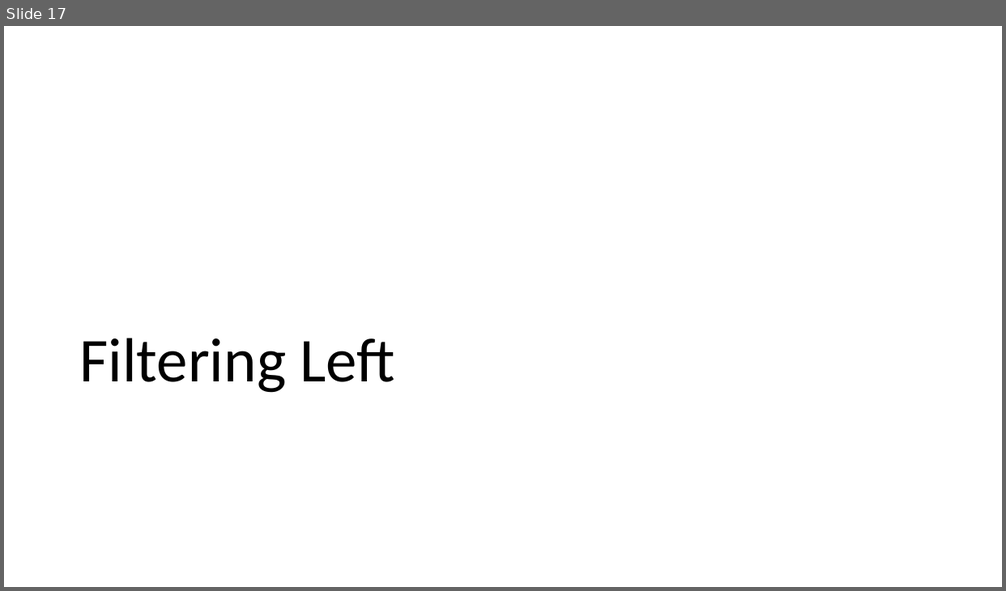
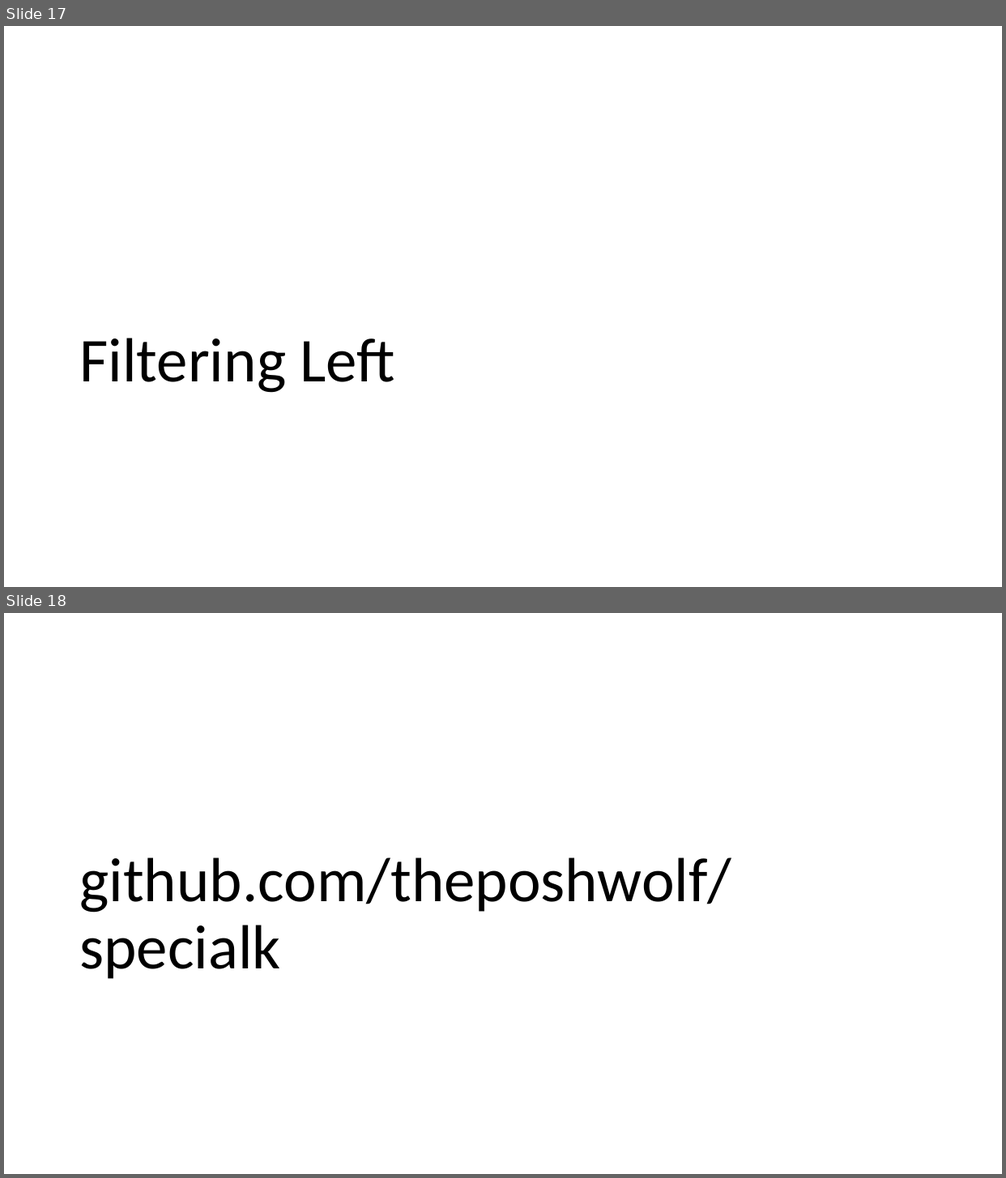
Before and after one commit to ThePoShWolf/Sessions, a slide deck: 2023-04-27 - Making Kubectl PowerShell friendly/PowerShell Summit 2023 - Making Kubectl PowerShell friendly.pptx. Shown one above the other, each under a label of ours: slide 17 before the commit, slides 17 and 18 after it. The pictures are 1006x591 and 1006x1178 pixels, drawn with LibreOffice and Linux fonts; fonts in the diff are those of the drawing; background and template pictures are left out. Boxes give left, top, right and bottom in pixels: in the first picture for what was removed or moved away, otherwise in the second. Text is boxed around its words. In the diff, an @@ line names an element or a change of style, - is before the commit and + after.

```diff
--- a/2023-04-27 - Making Kubectl PowerShell friendly/PowerShell Summit 2023 - Making Kubectl PowerShell friendly.pptx
+++ b/2023-04-27 - Making Kubectl PowerShell friendly/PowerShell Summit 2023 - Making Kubectl PowerShell friendly.pptx
@@ slide 18 added at bbox=[4, 613, 1002, 1174], background picture (left out) @@
@@ title added at bbox=[79, 858, 731, 979], 60 pt, text #000000 @@
+github.com/theposhwolf/specialk
```
Also in this commit, not shown: 3 slides changed, 1 other slide added, 1 slide removed.
